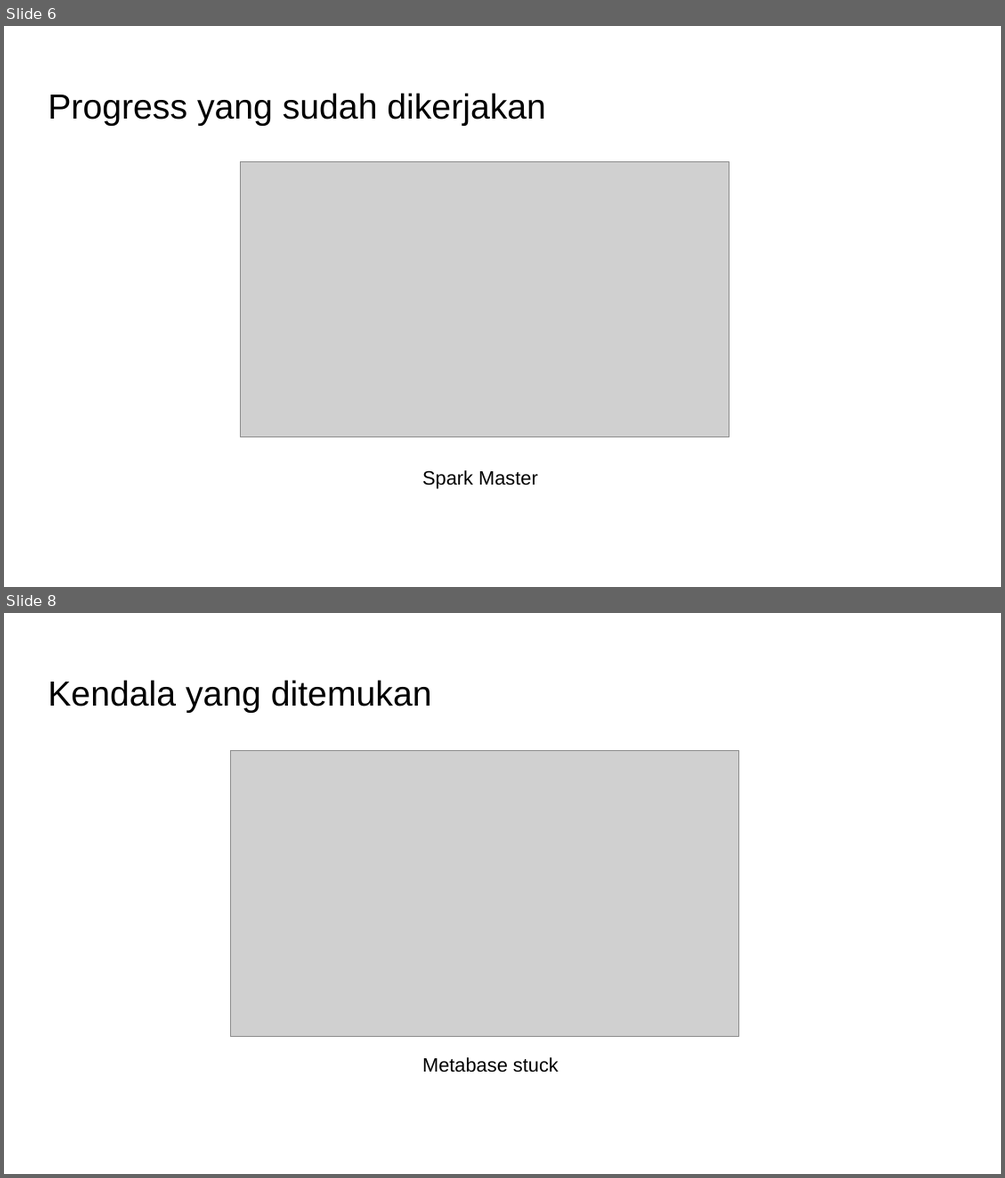
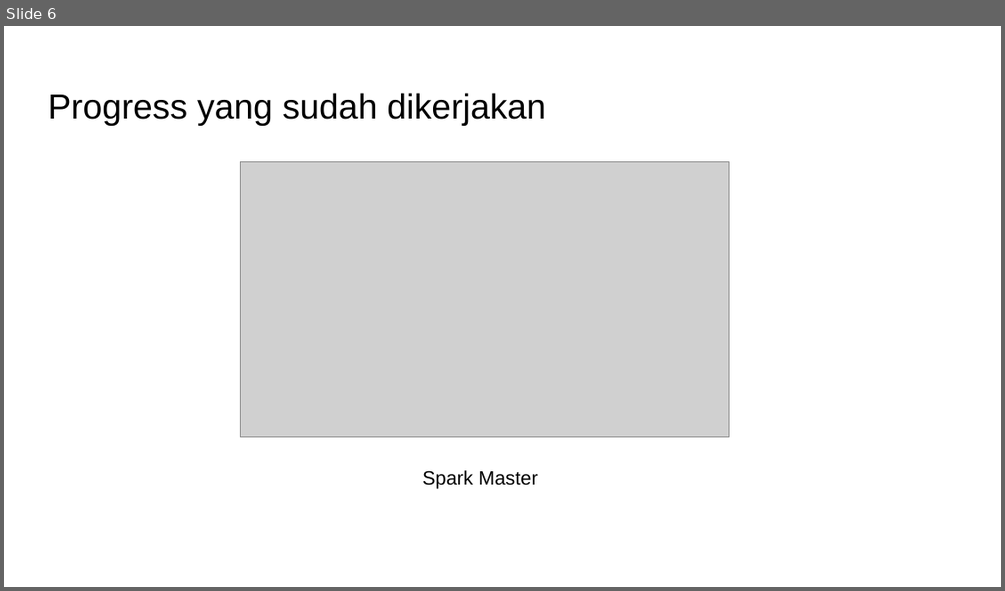
Before and after one commit to ferrysetefanus/finpro-dibimbing-DE2-Ferry-Setefanus, a slide deck: finpro data engineering batch 2 dibimbing.id.pptx. Shown one above the other, each under a label of ours: slides 6 and 8 before the commit, slide 6 after it; the slides between them are not shown. The pictures are 1005x1178 and 1005x591 pixels, drawn with LibreOffice and Linux fonts; fonts in the diff are those of the drawing; grey boxes stand for pictures. Boxes give left, top, right and bottom in pixels: in the first picture for what was removed or moved away, otherwise in the second. Text is boxed around its words. In the diff, an @@ line names an element or a change of style, - is before the commit and + after.

```diff
--- a/finpro data engineering batch 2 dibimbing.id.pptx
+++ b/finpro data engineering batch 2 dibimbing.id.pptx
@@ slide 8 removed at (4, 613, 1001, 1174), background #FFFFFF @@
@@ title removed at (48, 680, 432, 713) @@
-Kendala yang ditemukan
@@ picture removed at (231, 751, 738, 1037) @@
@@ text removed at (422, 1057, 558, 1072) @@
-Metabase stuck
```
Also in this commit, not shown: 2 slides changed, 1 slide added, 8 other files.
